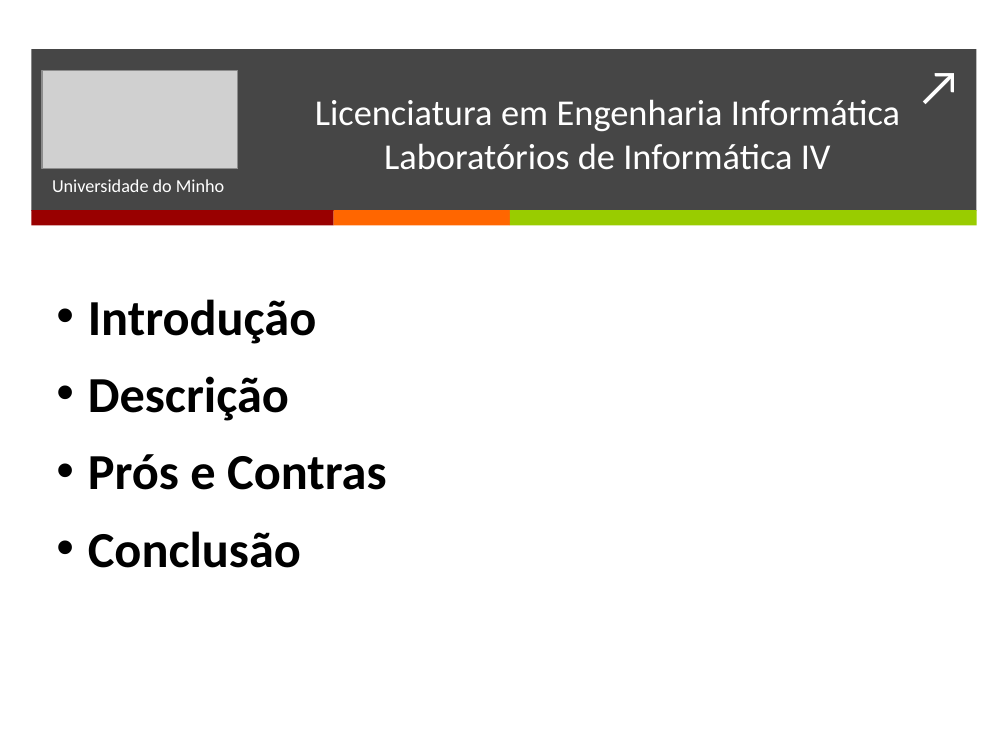
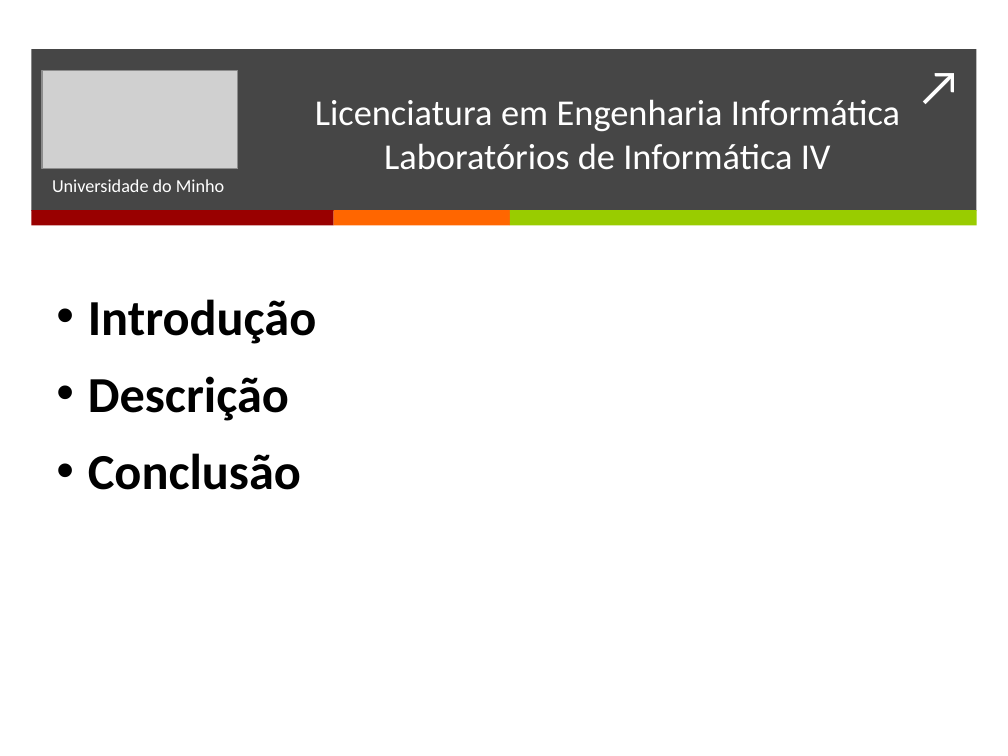
Before and after one commit to BrunoTorres/LI4, a slide deck: slide 2 of Apresentação/Apresentacao.pptx. Drawn at 1008x756 pixels with LibreOffice and Linux fonts; fonts in the diff are those of the drawing; grey boxes stand for pictures. Boxes give left, top, right and bottom in pixels: in the first picture for what was removed or moved away, otherwise in the second. Text is boxed around its words. In the diff, an @@ line names an element or a change of style, - is before the commit and + after.

```diff
--- a/Apresentação/Apresentacao.pptx
+++ b/Apresentação/Apresentacao.pptx
@@ text at (x1=88, y1=454, x2=387, y2=490): paragraph removed @@
-• Prós e Contras
```
Also in this commit, not shown: 2 other slides changed, 1 slide added.
